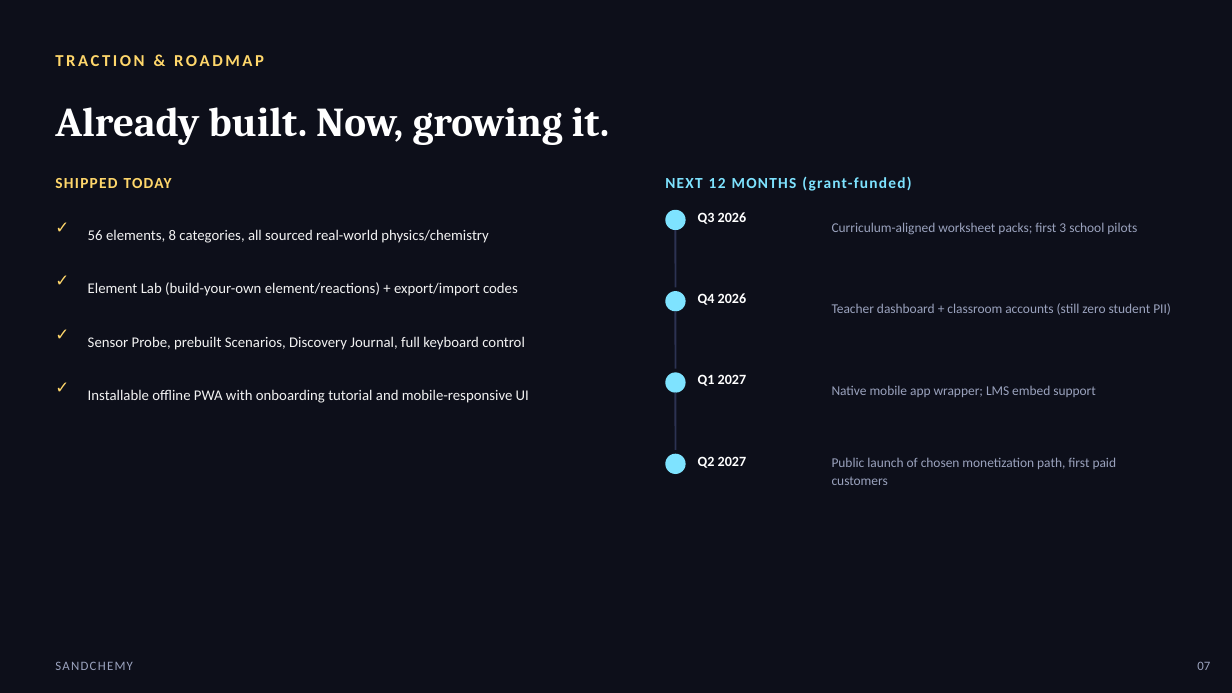
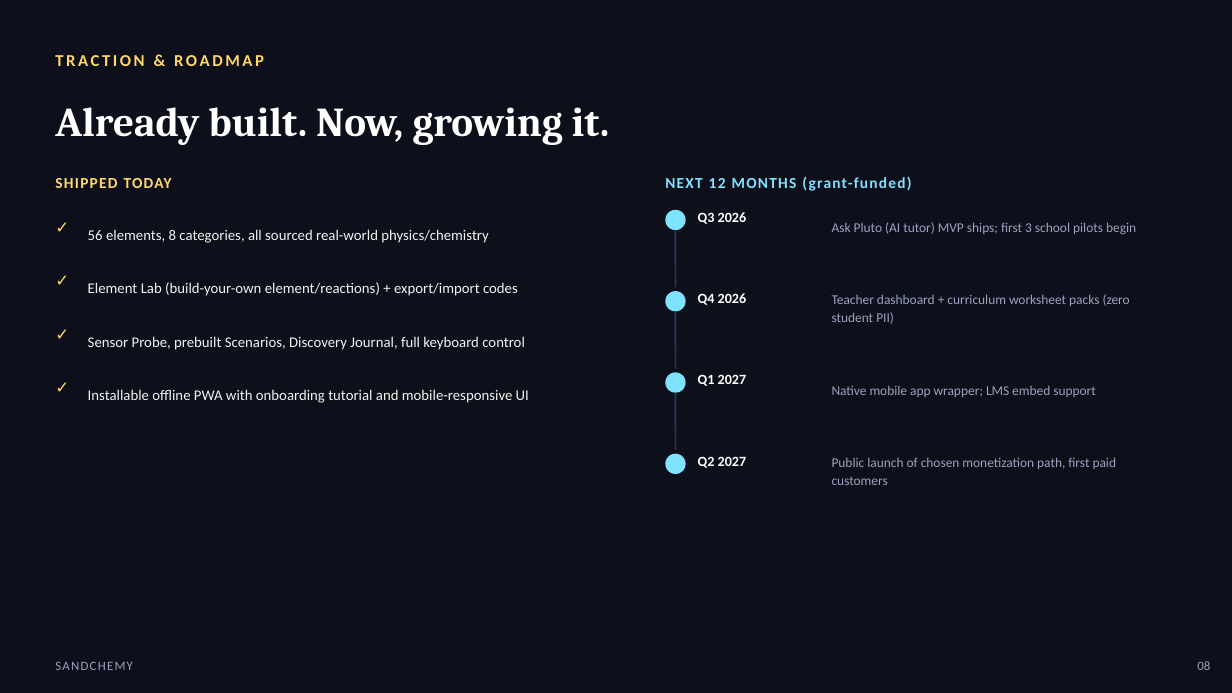
Before and after one commit to aliffhussien/sandchemy, a slide deck: slide 8 of pitch/Sandchemy_CIP_Spark_Pitch_Deck.pptx (slide 7 before the commit). Drawn at 1232x693 pixels with LibreOffice and Linux fonts; fonts in the diff are those of the drawing. Boxes give left, top, right and bottom in pixels: in the first picture for what was removed or moved away, otherwise in the second. Text is boxed around its words. In the diff, an @@ line names an element or a change of style, - is before the commit and + after.

Commit message:
Add Pluto roadmap teaser to website and pitch deck
- landing.html: new #roadmap section (nav link + 3 module cards: Ask
  Pluto, Authoring Copilot, Teacher Generator), badged 'scoped, not yet
  built', restates the opt-in disclosure commitment from PLAN.md
- Pitch deck: new slide 5/12 introducing Pluto (badged SCOPED - NOT YET
  BUILT), roadmap timeline (slide 8) and ask milestones (slide 10)
  updated to reference the Ask Pluto MVP
- Copy only in both places -- zero Pluto code exists, both placements
  say so explicitly
- PLAN.md/README.md updated to record this addition

```diff
--- a/pitch/Sandchemy_CIP_Spark_Pitch_Deck.pptx
+++ b/pitch/Sandchemy_CIP_Spark_Pitch_Deck.pptx
@@ text at (x1=832, y1=222, x2=1136, y2=235): text changed @@
-Curriculum-aligned worksheet packs; first 3 school pilots
+Ask Pluto (AI tutor) MVP ships; first 3 school pilots begin
@@ text at (x1=832, y1=294, x2=1130, y2=324): text changed @@
-Teacher dashboard + classroom accounts (still zero student PII)
+Teacher dashboard + curriculum worksheet packs (zero student PII)
@@ text at (x1=1197, y1=661, x2=1210, y2=670): text changed @@
-07
+08
```
Also in this commit, not shown: 5 other slides changed, 1 slide added, 3 other files.
